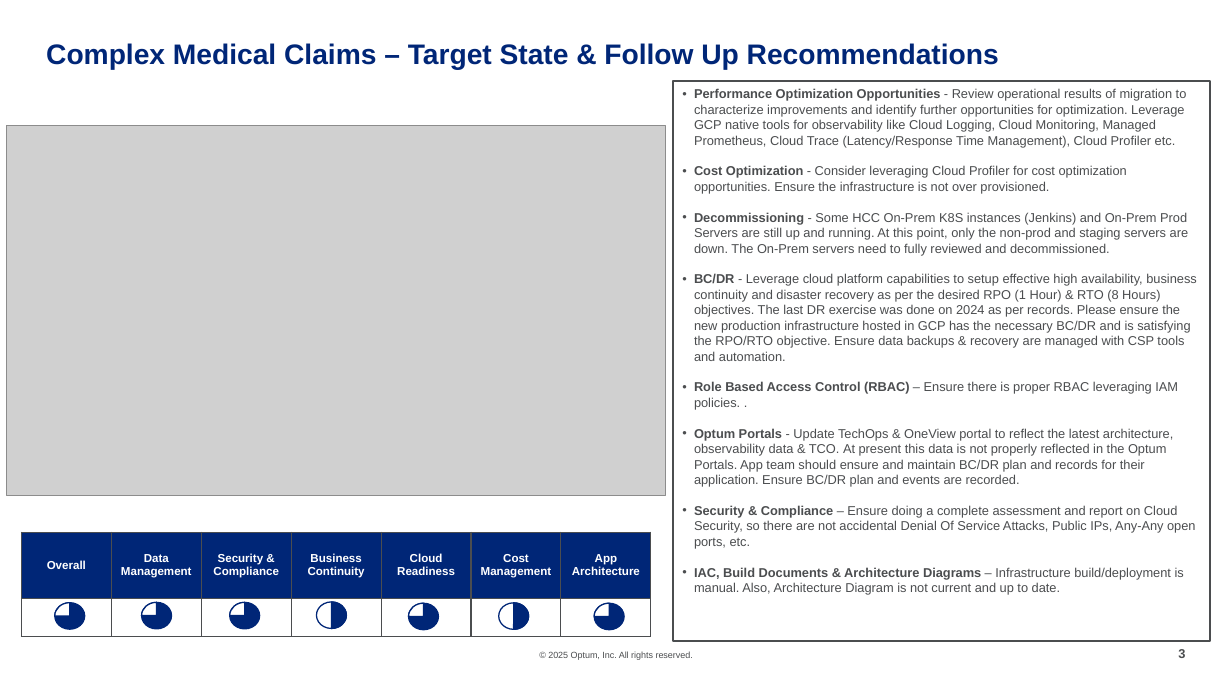
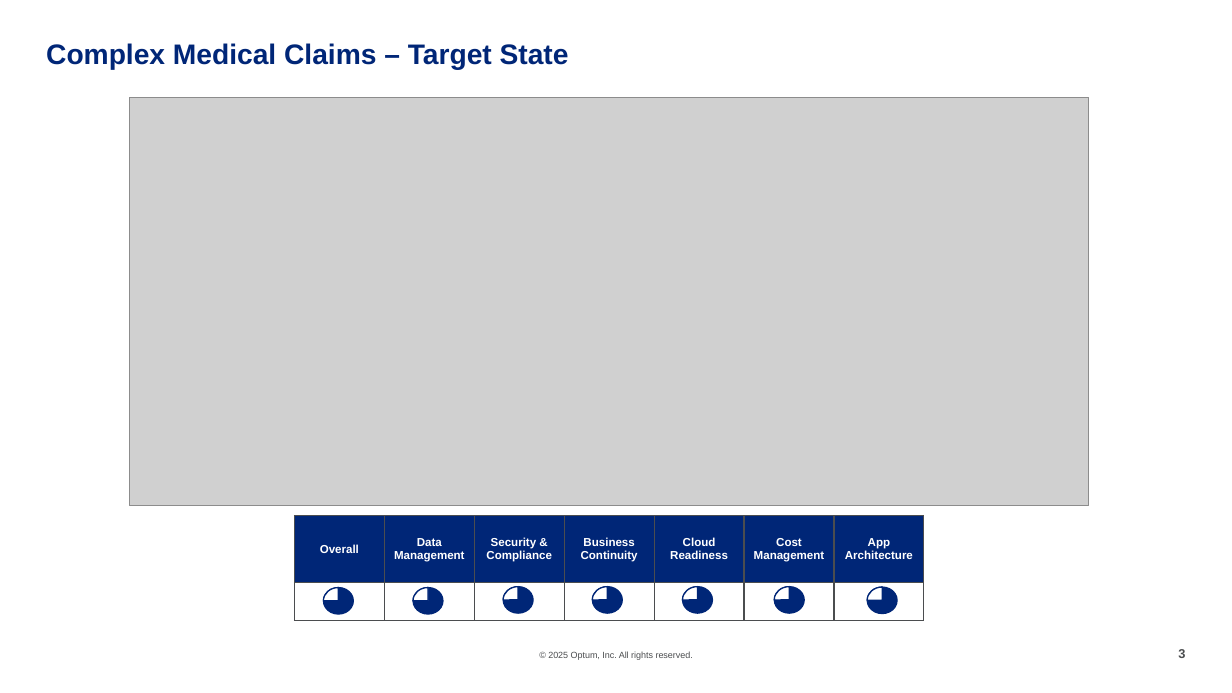
Before and after one commit to soundarcd/fx, a slide deck: slide 3 of cmc/Optum CMCoE- CMC Assessment.pptx. Drawn at 1232x693 pixels with LibreOffice and Linux fonts; fonts in the diff are those of the drawing; grey boxes stand for pictures; background and template pictures are left out. Boxes give left, top, right and bottom in pixels: in the first picture for what was removed or moved away, otherwise in the second. Text is boxed around its words. In the diff, an @@ line names an element or a change of style, - is before the commit and + after.

Commit message:
cmc assessment

```diff
--- a/cmc/Optum CMCoE- CMC Assessment.pptx
+++ b/cmc/Optum CMCoE- CMC Assessment.pptx
@@ title at [46, 43, 569, 70]: text changed @@
-Complex Medical Claims – Target State & Follow Up Recommendations
+Complex Medical Claims – Target State
@@ rectangle removed at [674, 81, 1211, 640] @@
-• Performance Optimization Opportunities - Review operational results of migration to characterize improvements and identify further opportunities for optimization. Leverage GCP native tools for observability like Cloud Logging, Cloud Monitoring, Managed Prometheus, Cloud Trace (Latency/Response Time Management), Cloud Profiler etc.
-• Cost Optimization - Consider leveraging Cloud Profiler for cost optimization opportunities. Ensure the infrastructure is not over provisioned.
-• Decommissioning - Some HCC On-Prem K8S instances (Jenkins) and On-Prem Prod Servers are still up and running. At this point, only the non-prod and staging servers are down. The On-Prem servers need to fully reviewed and decommissioned.
-• BC/DR - Leverage cloud platform capabilities to setup effective high availability, business continuity and disaster recovery as per the desired RPO (1 Hour) & RTO (8 Hours) objectives. The last DR exercise was done on 2024 as per records. Please ensure the new production infrastructure hosted in GCP has the necessary BC/DR and is satisfying the RPO/RTO objective. Ensure data backups & recovery are managed with CSP tools and automation.
-• Role Based Access Control (RBAC) – Ensure there is proper RBAC leveraging IAM policies. .
-• Optum Portals - Update TechOps & OneView portal to reflect the latest architecture, observability data & TCO. At present this data is not properly reflected in the Optum Portals. App team should ensure and maintain BC/DR plan and records for their application. Ensure BC/DR plan and events are recorded.
-• Security & Compliance – Ensure doing a complete assessment and report on Cloud Security, so there are not accidental Denial Of Service Attacks, Public IPs, Any-Any open ports, etc.
-• IAC, Build Documents & Architecture Diagrams – Infrastructure build/deployment is manual. Also, Architecture Diagram is not current and up to date.
@@ picture added at [129, 97, 1089, 506] @@
@@ picture removed at [6, 126, 665, 495] @@
@@ freeform shape: place and size @@
-freeform shape at [141, 603, 156, 616]
+freeform shape at [323, 588, 338, 601]
@@ ellipse at [324, 587, 354, 614]: fill #FFFFFF to #002677; rotation 0 to 270 degrees @@
@@ freeform shape: place and size @@
-freeform shape at [409, 604, 423, 616]
+freeform shape at [413, 588, 428, 601]
@@ ellipse: place and size @@
-ellipse at [409, 603, 439, 630]
+ellipse at [414, 587, 443, 614]
@@ freeform shape: place and size @@
-freeform shape at [55, 603, 69, 616]
+freeform shape at [592, 587, 607, 600]
@@ ellipse at [593, 586, 622, 613]: fill #FFFFFF to #002677; rotation 0 to 270 degrees @@
@@ ellipse: place and size @@
-ellipse at [55, 602, 85, 629]
+ellipse at [683, 586, 713, 613]
@@ freeform shape added at [683, 587, 698, 600], fill #FFFFFF, outline #002677 1 pt @@
@@ ellipse: place and size @@
-ellipse at [142, 602, 171, 629]
+ellipse at [775, 586, 805, 613]
@@ freeform shape added at [775, 587, 789, 600], fill #FFFFFF, outline #002677 1 pt @@
@@ 2 freeform shapes, 1 table, 1 ellipse: place and size @@
-2 freeform shapes, 1 table, 1 ellipse at [21, 532, 649, 637]
+2 freeform shapes, 1 table, 1 ellipse at [295, 516, 922, 620]
@@ ellipse: place and size @@
-ellipse at [595, 603, 624, 630]
+ellipse at [867, 586, 897, 613]
@@ freeform shape removed at [332, 602, 347, 628] @@
@@ freeform shape removed at [514, 603, 529, 629] @@
```
Also in this commit, not shown: 1 other slide changed, 1 other file.
